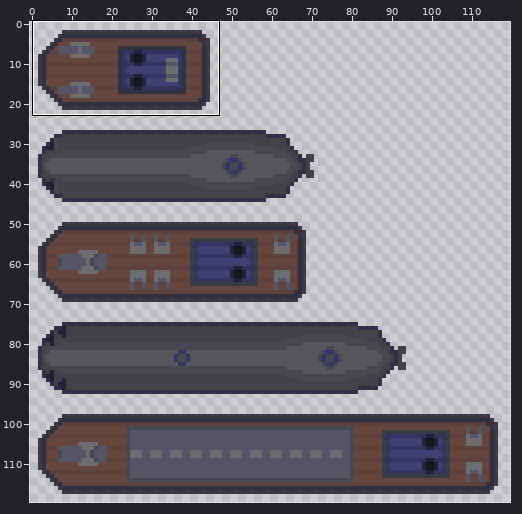
File history of a sprite sheet, assets/ships.png. The first picture is a wide view before the edit; the outline marks the close-up.
Close-up. The starting point:
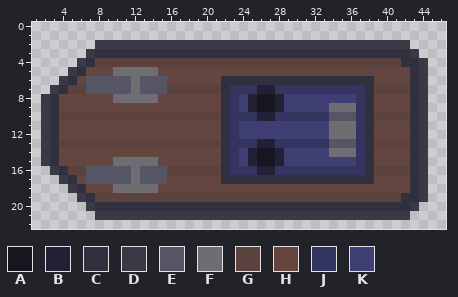
The file is 120x120 pixels. Colours within 5 levels of each other are drawn and written as one. Shown: x 1..46, y 0..22. The commit also changed other parts of the picture, which this record leaves out.
Palette (. is transparent): A #17161f  B #222034  C #31303e  D #3a3946  E #565565  F #6e6d72  G #5c423e  H #65453f  J #343461  K #3f3f74
After:
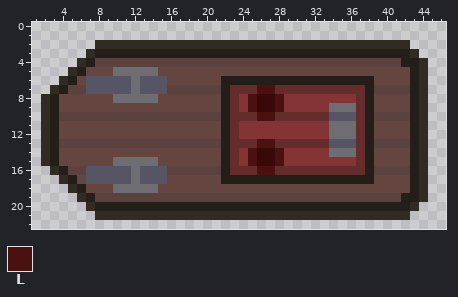
Colours new in this view: L #4b1111
Change:
colour A: #17161f -> #390909
colour C: #31303e -> #231e17
colour D: #3a3946 -> #302b23
colour J: #343461 -> #652c2c
colour K: #3f3f74 -> #843434
Changed rows in their new state; - is a pixel that keeps its letter.
first column x 25:
 7 -LL-
 8 L--L
 9 L--L
10 -LL-
13 -LL-
14 L--L
15 L--L
16 -LL-
Boxes around the changes in both close-ups, in picture pixels (x1, y1, x2, y2):
changed: (41, 40, 428, 220)
